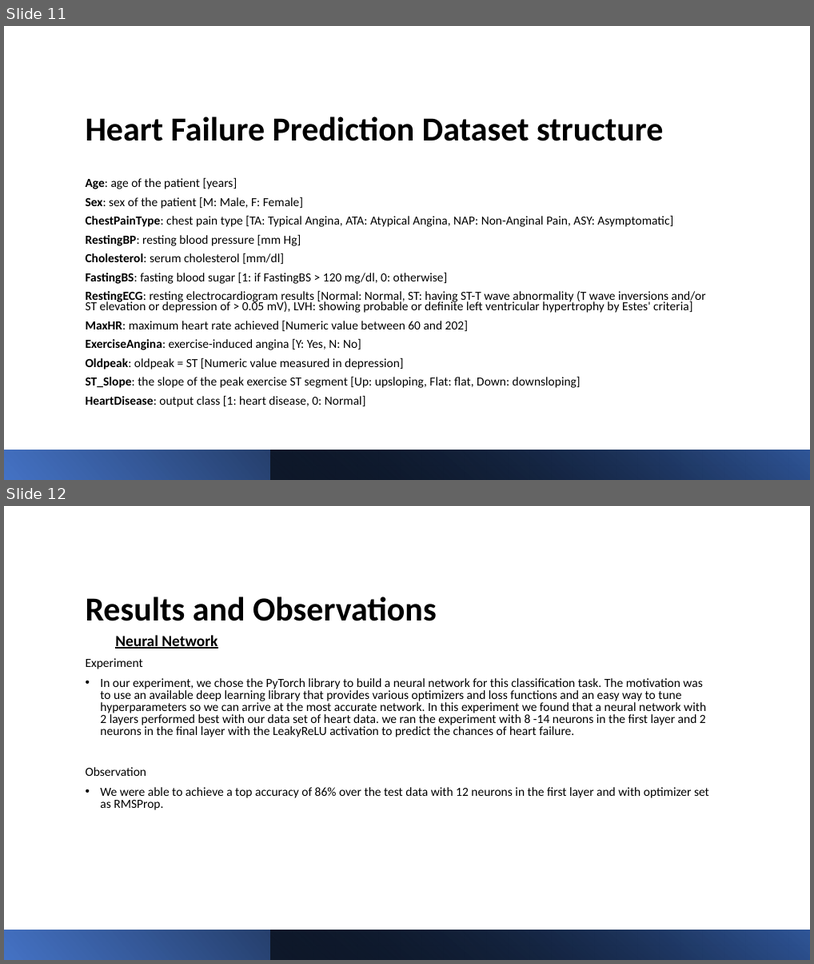
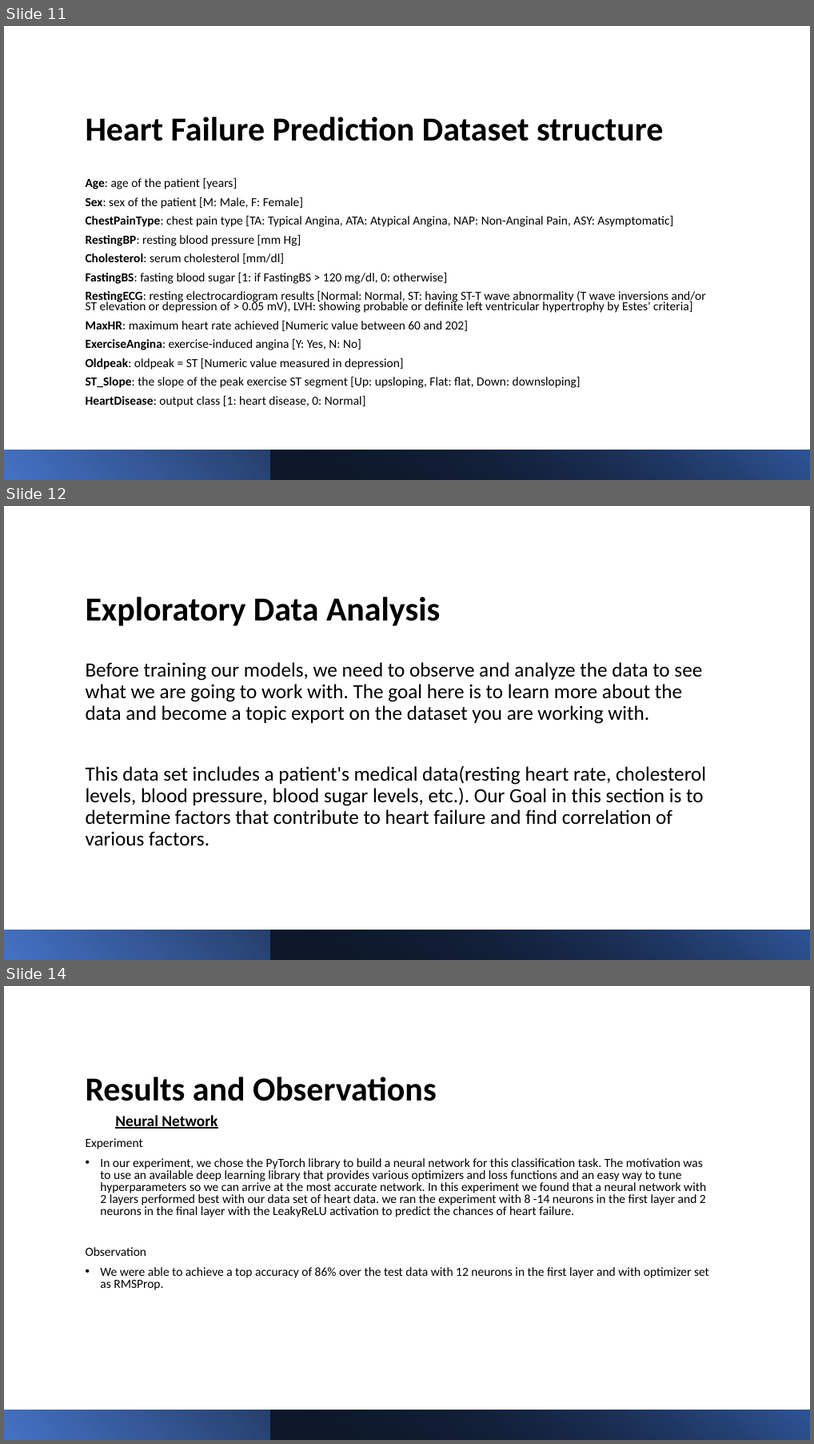
Before and after one commit to harshgit/cs613-final-project, a slide deck: presentation slides/CS613-FinalProject-Presentation.pptx. Shown one above the other, each under a label of ours: slides 11 and 12 before the commit, slides 11, 12 and 14 after it; the slides between them are not shown. The pictures are 814x964 and 814x1444 pixels, drawn with LibreOffice and Linux fonts; fonts in the diff are those of the drawing. Boxes give left, top, right and bottom in pixels: in the first picture for what was removed or moved away, otherwise in the second. Text is boxed around its words. In the diff, an @@ line names an element or a change of style, - is before the commit and + after.

Commit message:
EDA section added to slides

```diff
--- a/presentation slides/CS613-FinalProject-Presentation.pptx
+++ b/presentation slides/CS613-FinalProject-Presentation.pptx
@@ slide 12 added at (4,506,810,960), background #FFFFFF @@
@@ title added at (86,596,440,626), 40 pt, text #000000, bold @@
+Exploratory Data Analysis
@@ text added at (86,662,706,846), 24 pt, text #000000 @@
+Before training our models, we need to observe and analyze the data to see what we are going to work with. The goal here is to learn more about the data and become a topic export on the dataset you are working with.
+This data set includes a patient's medical data(resting heart rate, cholesterol levels, blood pressure, blood sugar levels, etc.). Our Goal in this section is to determine factors that contribute to heart failure and find correlation of various factors.
@@ rectangle added at (4,929,810,960), fill gradient #4472C4 to #000000 @@
@@ rectangle added at (271,929,810,960), fill gradient #000000 to #2F5597 @@
@@ what was slide 12 is now slide 14 @@
```
Also in this commit, not shown: 1 other slide added, 1 other file.
